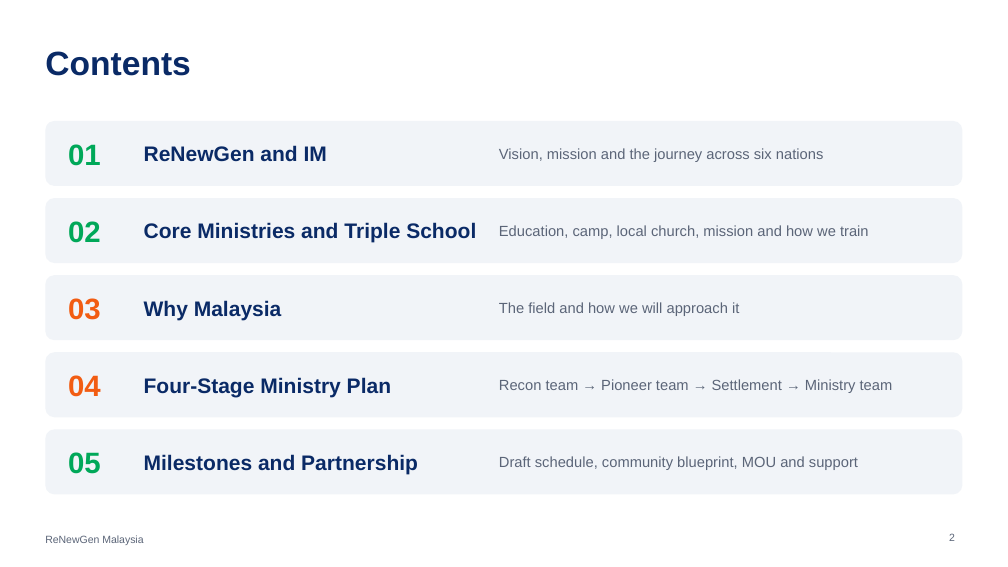
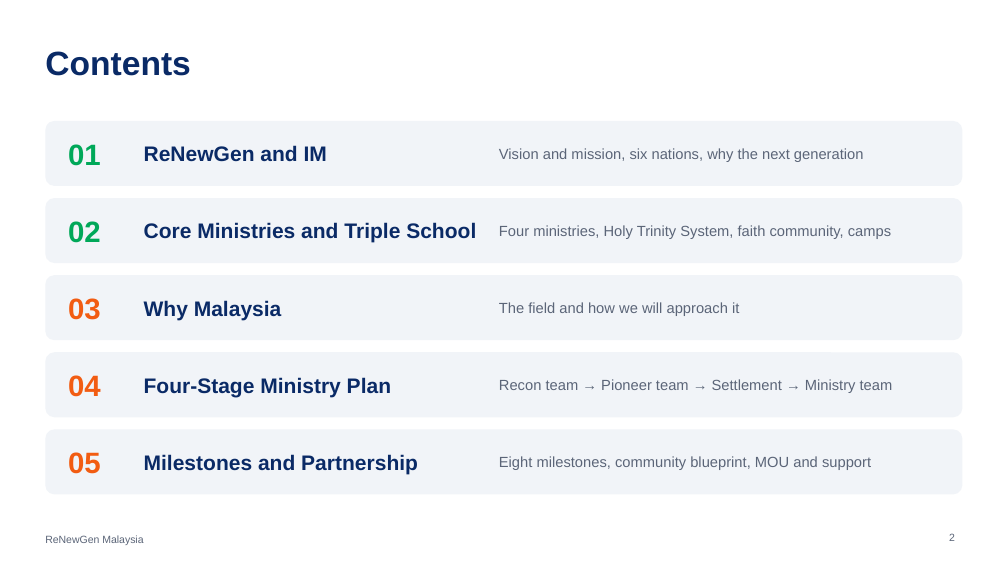
Before and after one commit to ChampionJohan/Johan, a slide deck: slide 2 of renewgen-malaysia/ReNewGen_Malaysia_EN.pptx. Drawn at 1008x567 pixels with LibreOffice and Linux fonts; fonts in the diff are those of the drawing. Boxes give left, top, right and bottom in pixels: in the first picture for what was removed or moved away, otherwise in the second. Text is boxed around its words. In the diff, an @@ line names an element or a change of style, - is before the commit and + after.

```diff
--- a/renewgen-malaysia/ReNewGen_Malaysia_EN.pptx
+++ b/renewgen-malaysia/ReNewGen_Malaysia_EN.pptx
@@ text at (499,148,864,162): text changed @@
-Vision, mission and the journey across six nations
+Vision and mission, six nations, why the next generation
@@ text at (499,225,891,239): text changed @@
-Education, camp, local church, mission and how we train
+Four ministries, Holy Trinity System, faith community, camps
@@ text "05" at (68,452,101,474): text colour #00A859 to #F25C12 @@
@@ text at (499,456,871,470): text changed @@
-Draft schedule, community blueprint, MOU and support
+Eight milestones, community blueprint, MOU and support
```
Also in this commit, not shown: 7 other slides changed, 3 slides added, 9 other files.
